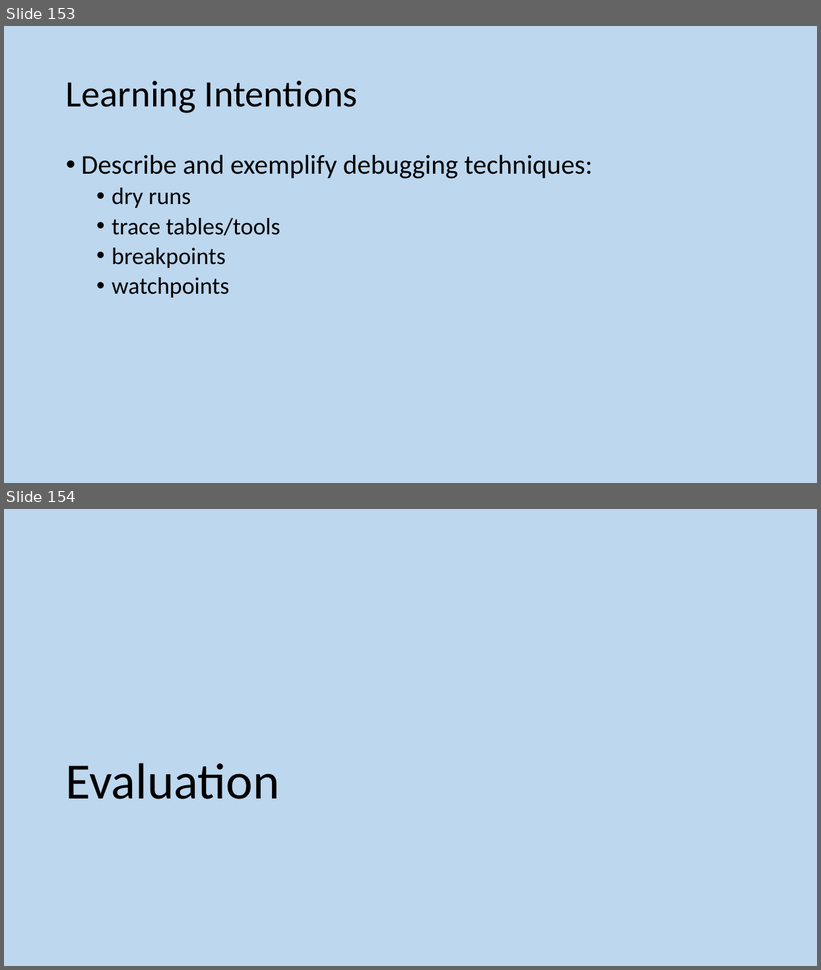
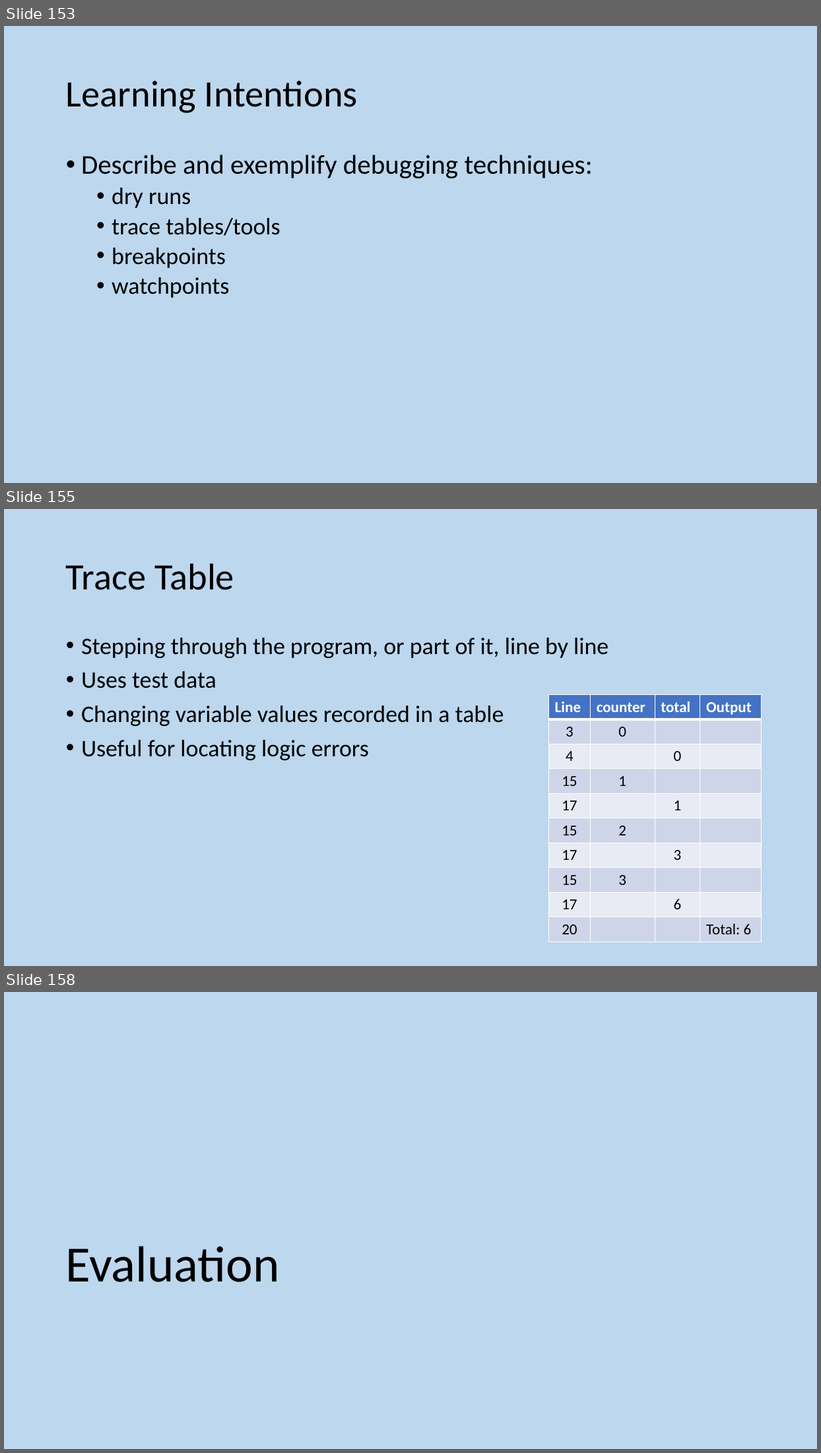
Before and after one commit to MrFriendCS/MrFriendCS.github.io, a slide deck: higher/sdd/H CS SDD Slides.pptx. Shown one above the other, each under a label of ours: slides 153 and 154 before the commit, slides 153, 155 and 158 after it; the slides between them are not shown. The pictures are 821x970 and 821x1453 pixels, drawn with LibreOffice and Linux fonts; fonts in the diff are those of the drawing. Boxes give left, top, right and bottom in pixels: in the first picture for what was removed or moved away, otherwise in the second. Text is boxed around its words. In the diff, an @@ line names an element or a change of style, - is before the commit and + after.

```diff
--- a/higher/sdd/H CS SDD Slides.pptx
+++ b/higher/sdd/H CS SDD Slides.pptx
@@ slide 155 added at [4, 509, 817, 966], background #BDD7EE @@
@@ title added at [66, 563, 234, 590], 44 pt, text #000000 @@
+Trace Table
@@ text added at [81, 638, 609, 760], 28 pt, text #000000 @@
+• Stepping through the program, or part of it, line by line
+• Uses test data
+• Changing variable values recorded in a table
+• Useful for locating logic errors
@@ table added at [548, 695, 761, 943], 10 rows, 4 columns @@
+Line | counter | total | Output
+3 | 0 |  | 
+4 |  | 0 | 
+15 | 1 |  | 
+17 |  | 1 | 
+15 | 2 |  | 
+17 |  | 3 | 
+15 | 3 |  | 
+17 |  | 6 | 
+20 |  |  | Total: 6
@@ what was slide 154 is now slide 158 @@
```
Also in this commit, not shown: 5 slides changed, 9 other slides added, 4 slides removed.
